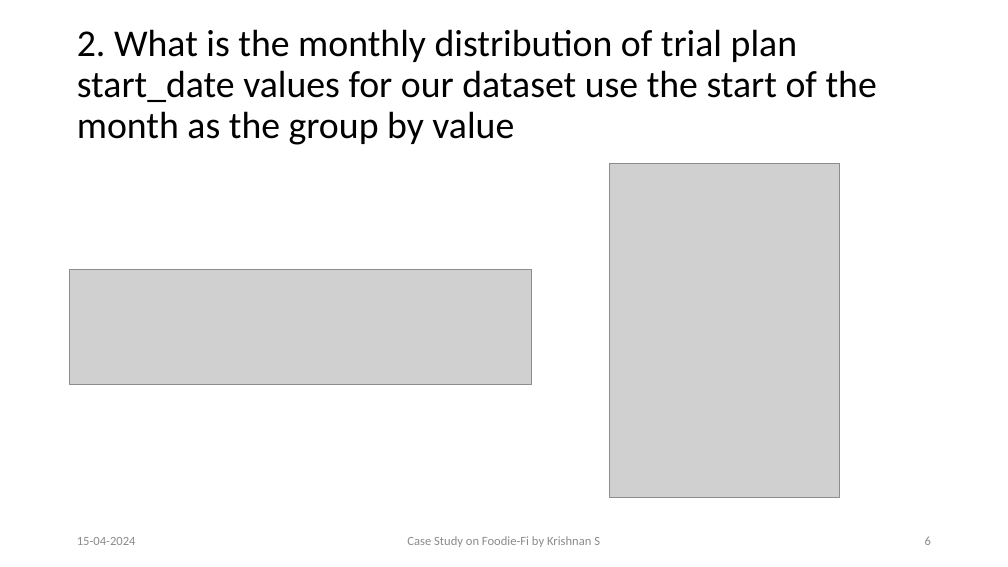
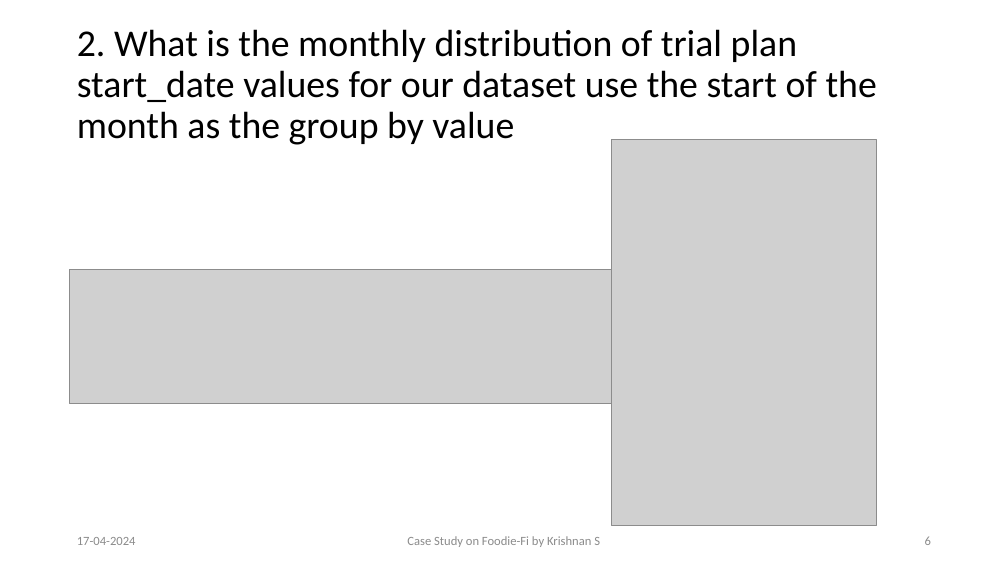
Before and after one commit to Krishnann-s/8-Week-SQL-Challenge, a slide deck: slide 6 of Case Study 3/Foodie Fi.pptx. Drawn at 1008x567 pixels with LibreOffice and Linux fonts; fonts in the diff are those of the drawing; grey boxes stand for pictures. Boxes give left, top, right and bottom in pixels: in the first picture for what was removed or moved away, otherwise in the second. Text is boxed around its words. In the diff, an @@ line names an element or a change of style, - is before the commit and + after.

```diff
--- a/Case Study 3/Foodie Fi.pptx
+++ b/Case Study 3/Foodie Fi.pptx
@@ picture: place and size @@
-picture at <box>609,164,839,498</box>
+picture at <box>611,140,876,526</box>
@@ picture: place and size @@
-picture at <box>70,269,532,384</box>
+picture at <box>70,269,612,404</box>
@@ text at <box>77,537,136,545</box>: text changed @@
-15-04-2024
+17-04-2024
```
Also in this commit, not shown: 14 other slides changed.
